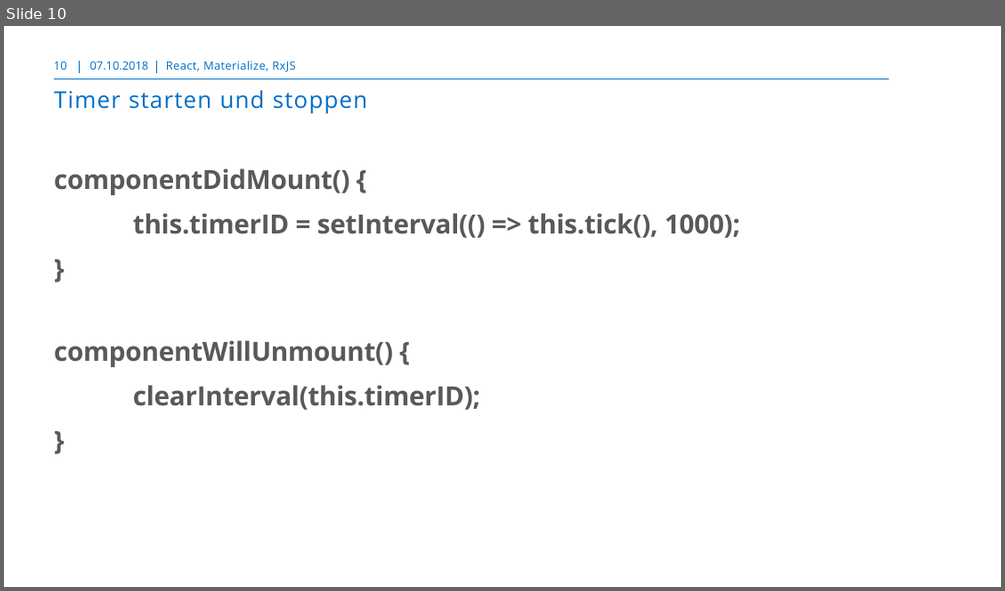
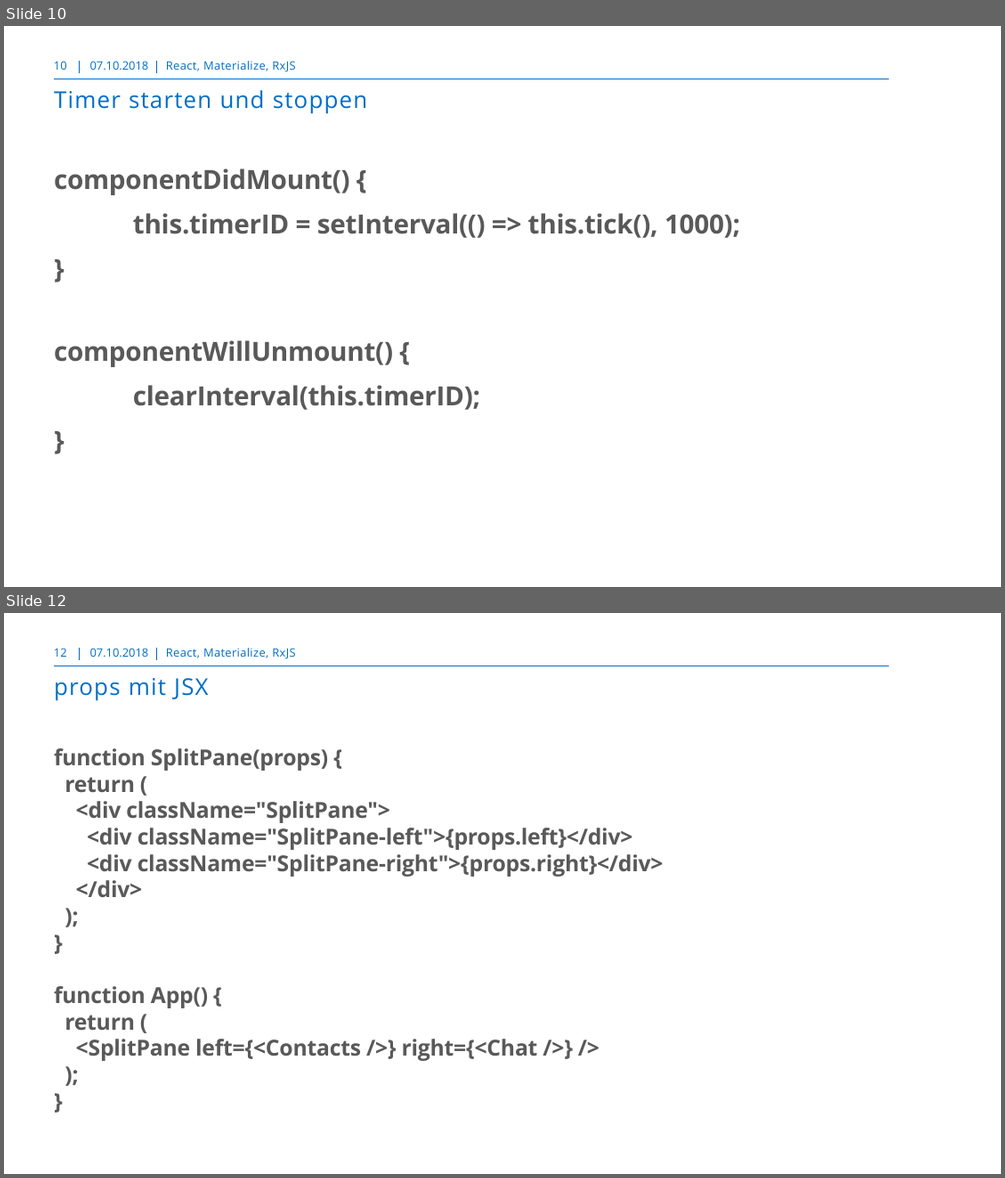
Before and after one commit to markusborer/ReactSample, a slide deck: React.pptx. Shown one above the other, each under a label of ours: slide 10 before the commit, slides 10 and 12 after it; the slides between them are not shown. The pictures are 1005x591 and 1005x1178 pixels, drawn with LibreOffice and Linux fonts; fonts in the diff are those of the drawing; background and template pictures are left out. Boxes give left, top, right and bottom in pixels: in the first picture for what was removed or moved away, otherwise in the second. Text is boxed around its words. In the diff, an @@ line names an element or a change of style, - is before the commit and + after.

```diff
--- a/React.pptx
+++ b/React.pptx
@@ slide 12 added at bbox=[4, 613, 1001, 1174], background #FFFFFF; not listed: 3 template elements that a slide beside it also shows @@
@@ page number added at bbox=[54, 648, 67, 657], 10.5 pt, text #006EC7 @@
+12
@@ text added at bbox=[90, 648, 149, 657], 10.5 pt, text #006EC7 @@
+07.10.2018
@@ text added at bbox=[166, 648, 295, 659], 10.5 pt, text #006EC7 @@
+React, Materialize, RxJS
@@ title added at bbox=[54, 678, 209, 701], 21 pt, text #006EC7 @@
+props mit JSX
@@ text added at bbox=[54, 748, 663, 1061], 20 pt, text #595959, bold @@
+function SplitPane(props) {
+return (
+<div className="SplitPane">
+<div className="SplitPane-left">{props.left}</div>
+<div className="SplitPane-right">{props.right}</div>
+</div>
+);
+}
+function App() {
+return (
+<SplitPane left={<Contacts />} right={<Chat />} />
+);
+}
```
Also in this commit, not shown: 3 slides changed, 3 other slides added.
